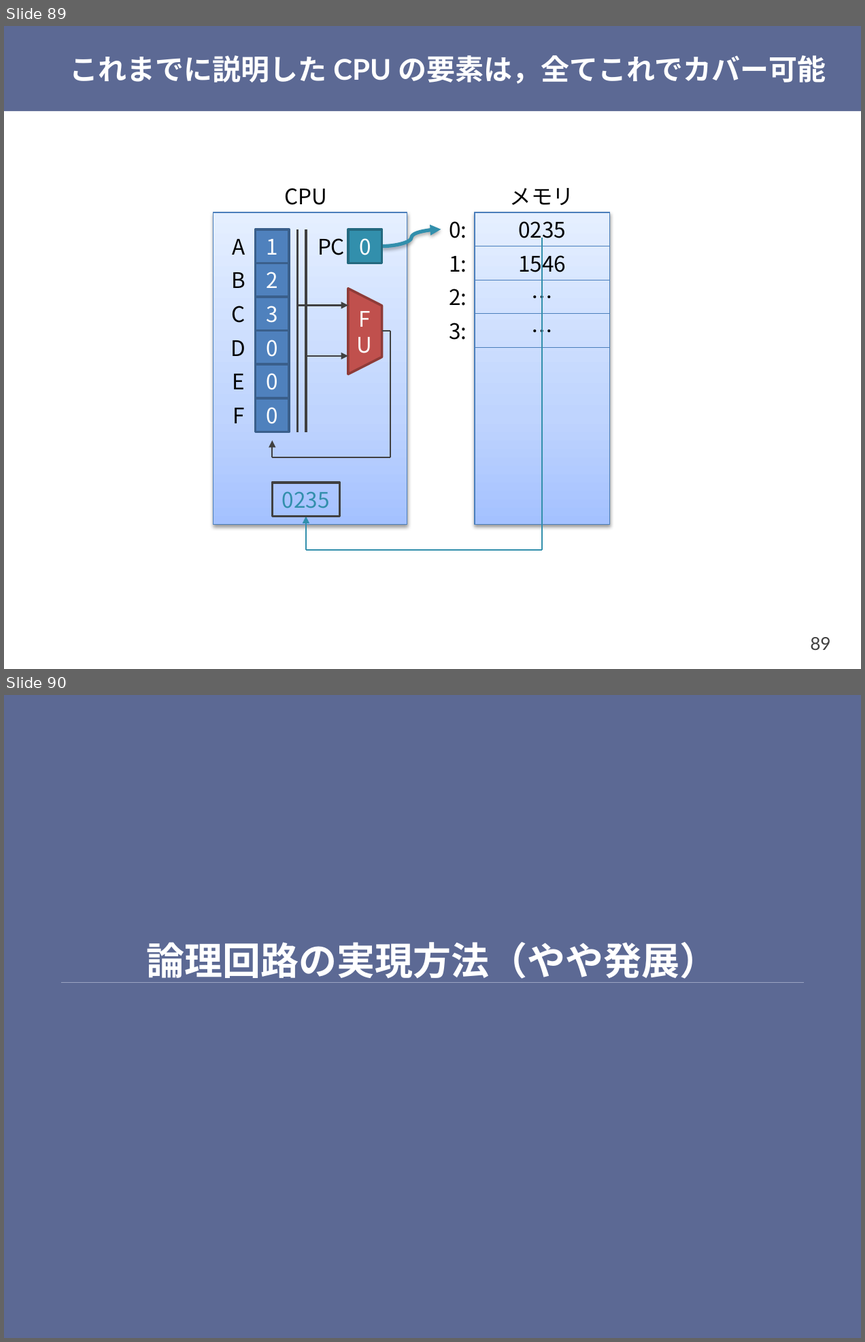
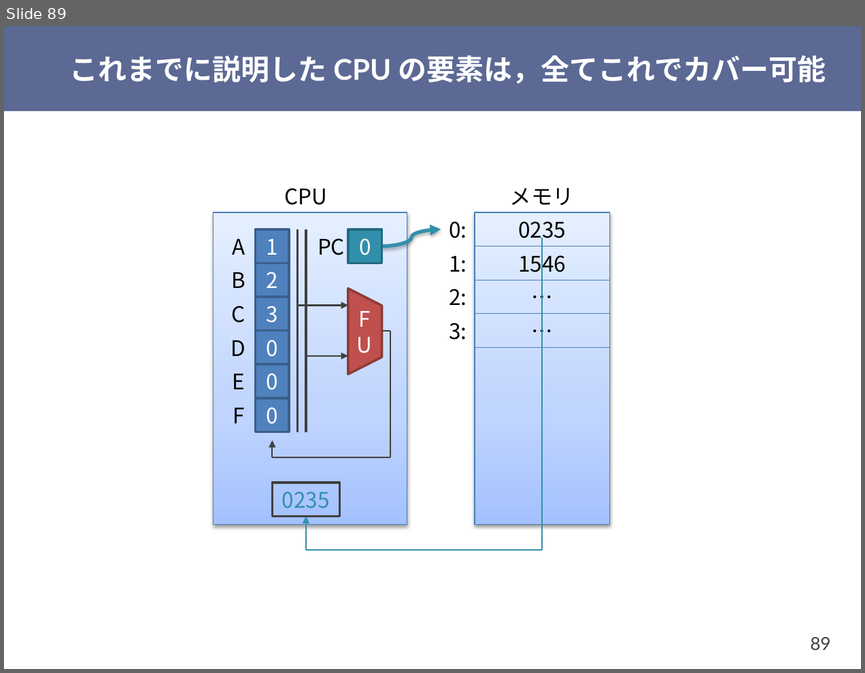
Before and after one commit to shioyadan/otya-computer-architecture-i, a slide deck: cai-shioya-03.pptx. Shown one above the other, each under a label of ours: slides 89 and 90 before the commit, slide 89 after it. The pictures are 865x1342 and 865x673 pixels, drawn with LibreOffice and Linux fonts; fonts in the diff are those of the drawing. Boxes give left, top, right and bottom in pixels: in the first picture for what was removed or moved away, otherwise in the second. Text is boxed around its words. In the diff, an @@ line names an element or a change of style, - is before the commit and + after.

```diff
--- a/cai-shioya-03.pptx
+++ b/cai-shioya-03.pptx
@@ slide 90 removed at bbox=[4, 695, 861, 1338], background #5C6994 @@
@@ title removed at bbox=[146, 942, 717, 983] @@
-論理回路の実現方法（やや発展）
@@ line removed from (61, 983) to (804, 983) @@
```
Also in this commit, not shown: 3 slides changed, 25 other slides removed, 4 other files.
